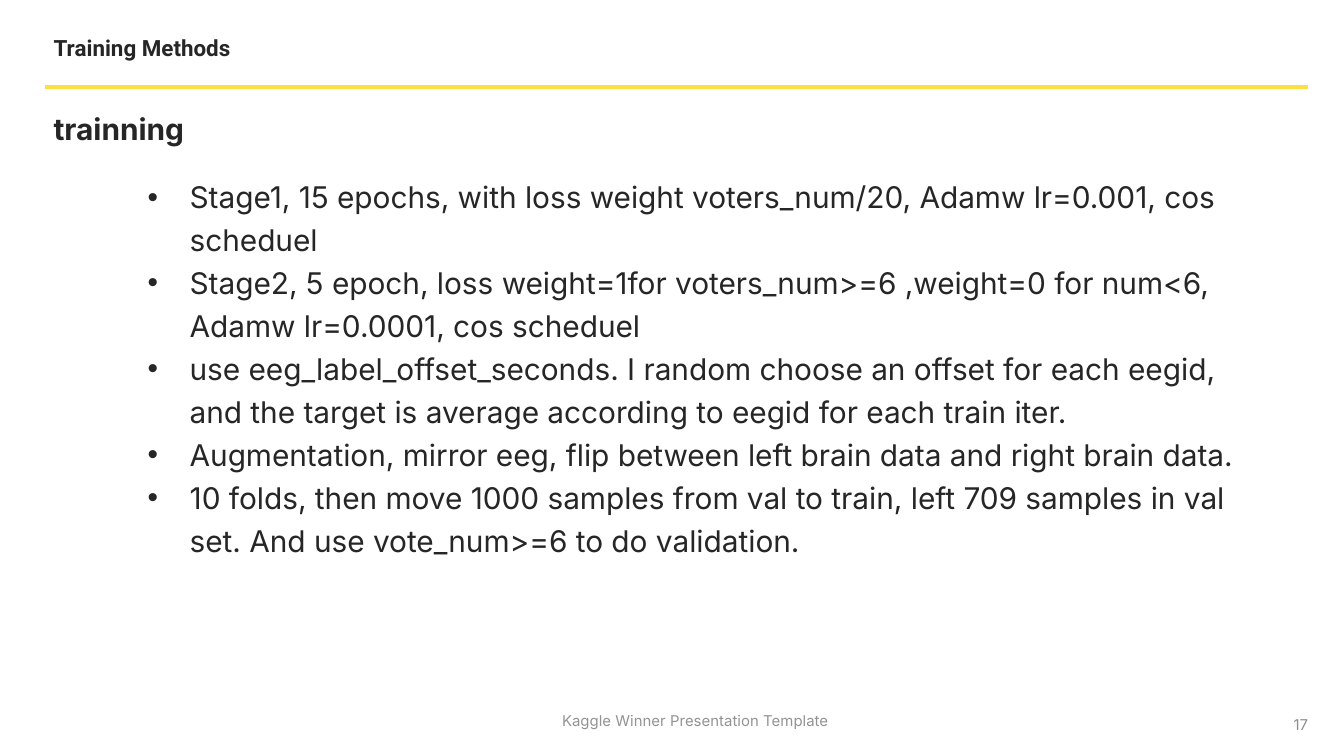
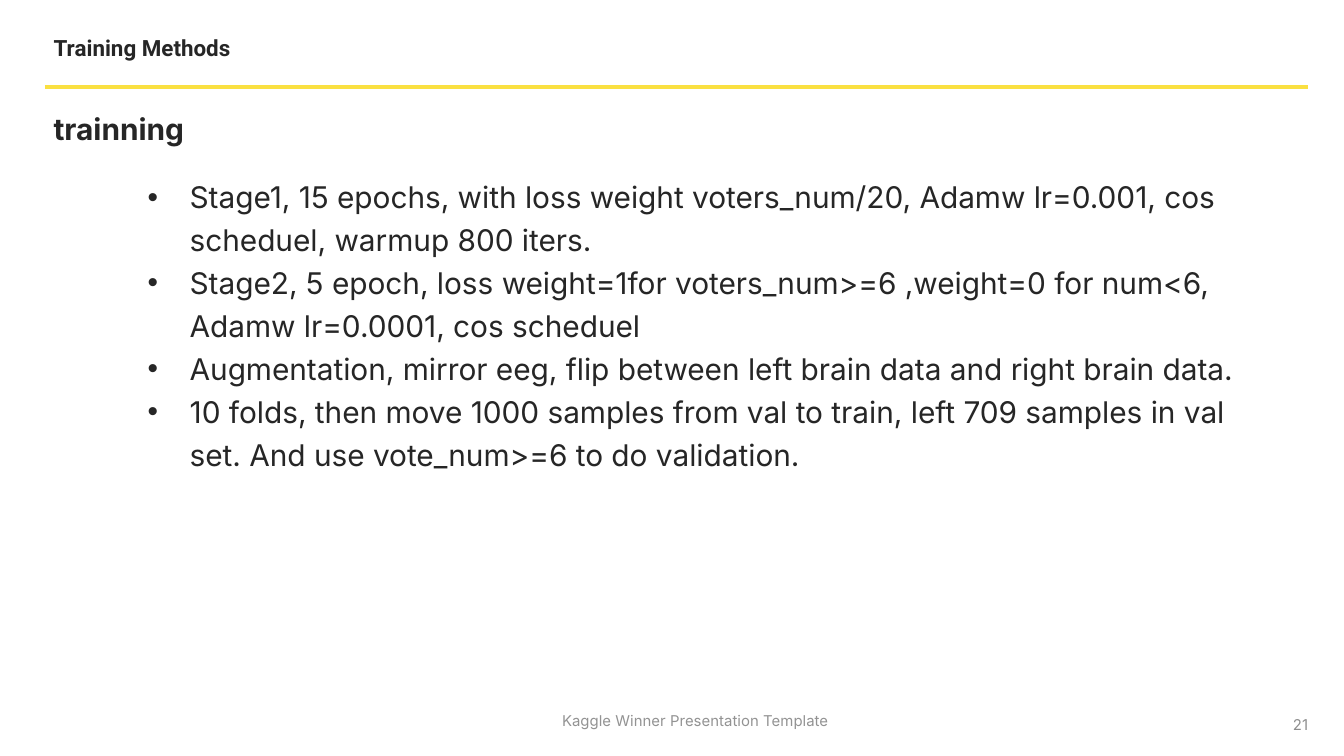
Before and after one commit to 610265158/HMS-eeg-comp, a slide deck: slide 21 of Kaggle Winner Call Template.pptx (slide 17 before the commit). Drawn at 1344x756 pixels with LibreOffice and Linux fonts; fonts in the diff are those of the drawing; background and template pictures are left out. Boxes give left, top, right and bottom in pixels: in the first picture for what was removed or moved away, otherwise in the second. Text is boxed around its words. In the diff, an @@ line names an element or a change of style, - is before the commit and + after.

Commit message:
update ppt

```diff
--- a/Kaggle Winner Call Template.pptx
+++ b/Kaggle Winner Call Template.pptx
@@ text at (190, 185, 1215, 257): text changed @@
-• Stage1, 15 epochs, with loss weight voters_num/20, Adamw lr=0.001, cos scheduel
+• Stage1, 15 epochs, with loss weight voters_num/20, Adamw lr=0.001, cos scheduel, warmup 800 iters.
@@ text at (190, 357, 1215, 430): paragraph removed @@
-• use eeg_label_offset_seconds. I random choose an offset for each eegid, and the target is average according to eegid for each train iter.
@@ page number at (1293, 719, 1308, 730): text changed @@
-17
+21
```
Also in this commit, not shown: 10 other slides changed, 7 slides added, 3 slides removed.
